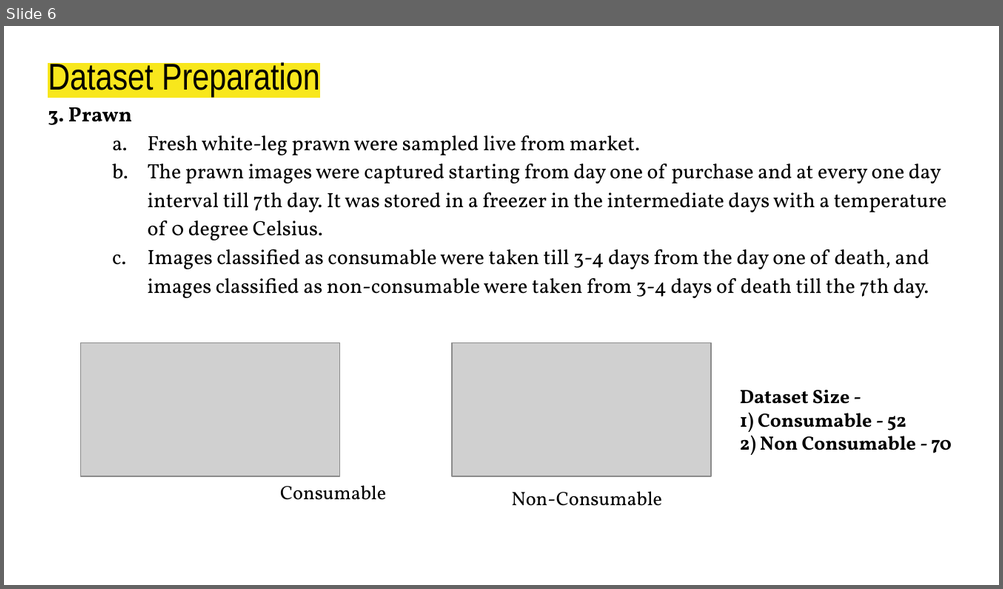
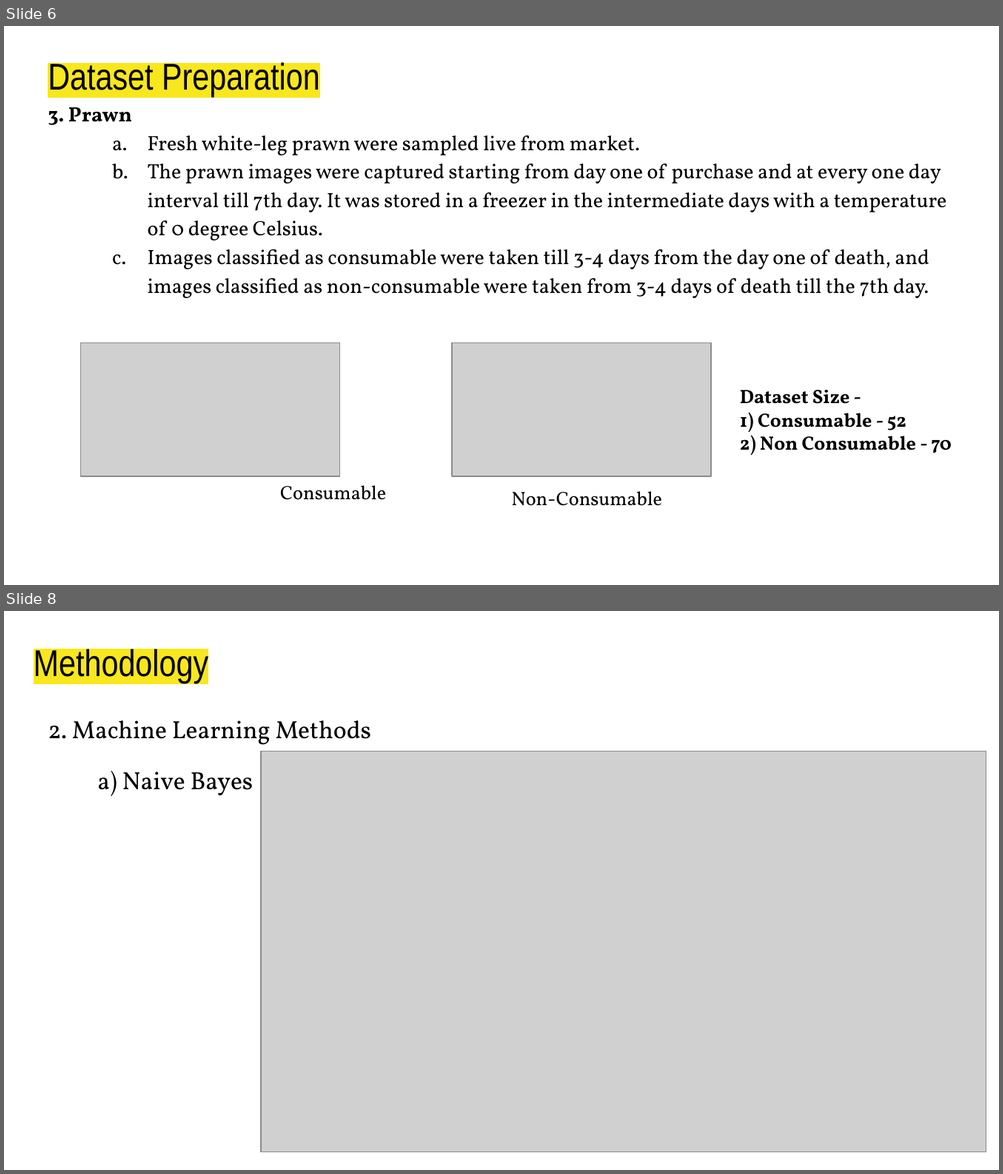
Before and after one commit to DebRC/Meat-Quality-Gradation-Research-Project-2023, a slide deck: Report-Paper-Survey/8th Semester/Report-Presentation.pptx. Shown one above the other, each under a label of ours: slide 6 before the commit, slides 6 and 8 after it; the slides between them are not shown. The pictures are 1003x589 and 1003x1174 pixels, drawn with LibreOffice and Linux fonts; fonts in the diff are those of the drawing; grey boxes stand for pictures. Boxes give left, top, right and bottom in pixels: in the first picture for what was removed or moved away, otherwise in the second. Text is boxed around its words. In the diff, an @@ line names an element or a change of style, - is before the commit and + after.

```diff
--- a/Report-Paper-Survey/8th Semester/Report-Presentation.pptx
+++ b/Report-Paper-Survey/8th Semester/Report-Presentation.pptx
@@ slide 8 added at [4, 611, 999, 1170], background #FFFFFF @@
@@ title added at [34, 646, 209, 684], 27 pt, text #000000 @@
+Methodology
@@ text added at [48, 721, 372, 796], 18 pt, text #000000 @@
+2. Machine Learning Methods
+a) Naive Bayes
@@ picture added at [261, 752, 986, 1152] @@
```
Also in this commit, not shown: 6 slides changed, 18 other slides added, 5 slides removed, 1 other file.
